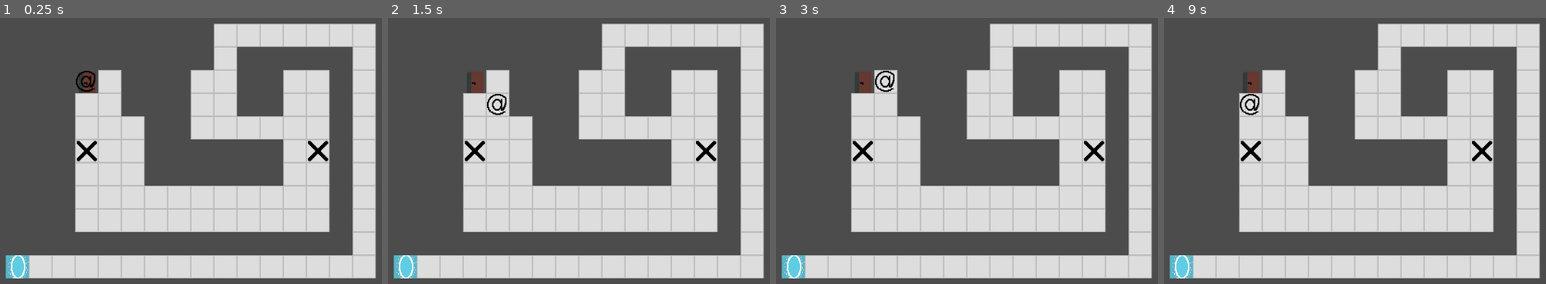
Above: before the commit, frames 1-4 (left to right).
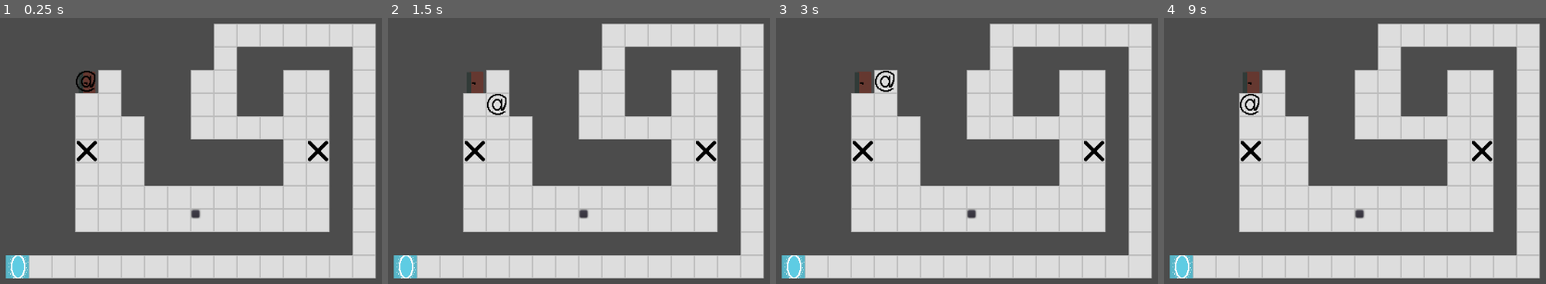
Above: after the commit, the same moments.

Repository: dAmihl/godot-roguelike
Game: Godot game, scene res://scenes/Main.tscn
Two runs of this game, one before a commit and one after it. Both use one fixed random seed, a clock stepped at 60 frames per second and the inputs below.
Inputs:
- Up to frame 1 (0.25 s): no input
- Up to frame 2 (1.5 s): tap Enter at 0.5 s; hold Right (ui_right) 0.53-1.28 s; tap Space at 1.25 s; hold Down (ui_down) from 1.28 s (still down)
- Up to frame 3 (3 s): tap Enter at 2 s; release Down (ui_down) at 2.03 s; hold Right (ui_right) 2.03-2.78 s; tap Space at 2.75 s; hold Up (ui_up) from 2.78 s (still down)
- Up to frame 4 (9 s): tap Enter at 3.5 s; release Up (ui_up) at 3.53 s; hold Left (ui_left) 3.53-5.03 s; tap Space at 4.25 s; hold Down (ui_down) 5.03-5.78 s; hold Right (ui_right) 5.78-6.53 s; hold Up (ui_up) 6.53-7.28 s; hold Right (ui_right) 7.28-8.03 s; hold Down (ui_down) 8.03-8.78 s; hold Left (ui_left) from 8.78 s (still down)

The runs differ from the first frame. In frame 1, less than 0.1% of the frame differs, in the area x 49-53%, y 71-76%; in frame 2, less than 0.1%; in frame 3, less than 0.1%; in frame 4, less than 0.1%.

Commit message:
starting on GUI sometime now..

Diff:
--- a/scenes/Main.tscn
+++ b/scenes/Main.tscn
@@ -101,3 +101,12 @@
 current = true
 drag_margin_h_enabled = true
 drag_margin_v_enabled = true
+
+[node name="GUI" type="Control" parent="."]
+__meta__ = {
+"_edit_use_anchors_": false
+}
+
+[node name="MainPanel" type="PanelContainer" parent="GUI"]
+margin_right = 14.0
+margin_bottom = 14.0
